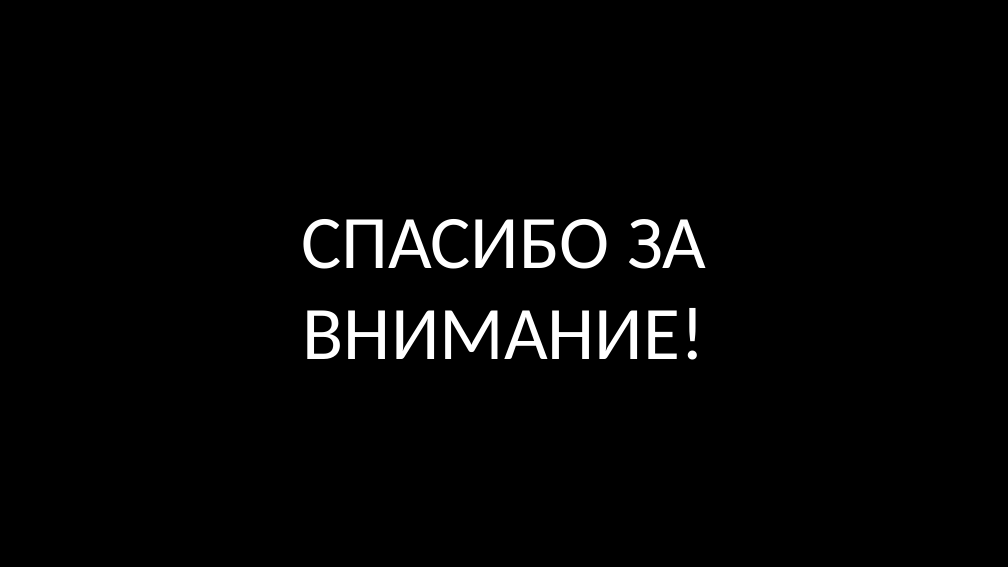
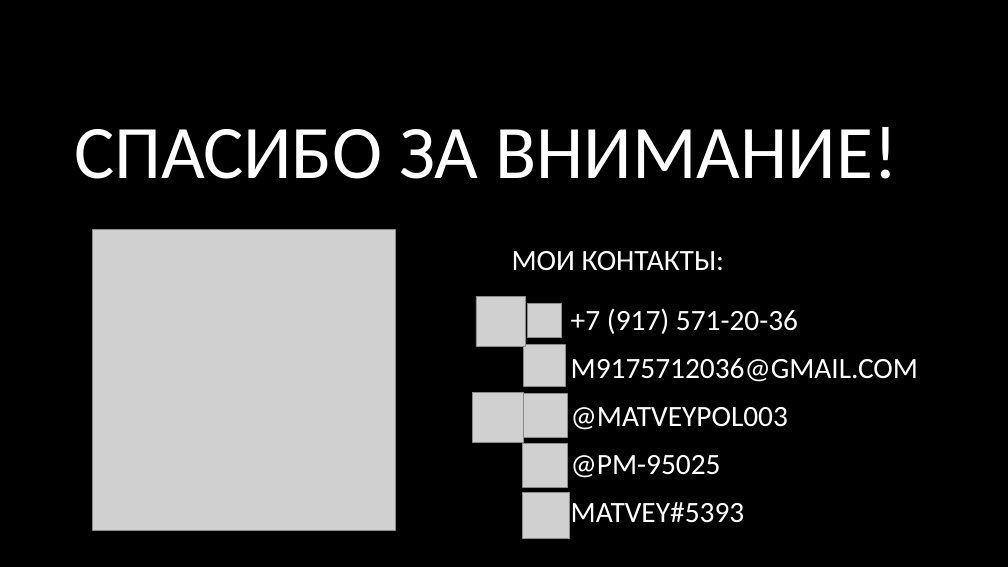
Before and after one commit to wsadqert/scientificProject, a slide deck: slide 11 of src/Компьютерное моделирование кривой блеска затменной звёздной системы.pptx (slide 6 before the commit). Drawn at 1008x567 pixels with LibreOffice and Linux fonts; fonts in the diff are those of the drawing; grey boxes stand for pictures; background and template pictures are left out. Boxes give left, top, right and bottom in pixels: in the first picture for what was removed or moved away, otherwise in the second. Text is boxed around its words. In the diff, an @@ line names an element or a change of style, - is before the commit and + after.

```diff
--- a/src/Компьютерное моделирование кривой блеска затменной звёздной системы.pptx
+++ b/src/Компьютерное моделирование кривой блеска затменной звёздной системы.pptx
@@ title "СПАСИБО ЗА ВНИМАНИЕ!": place and size @@
-title "СПАСИБО ЗА ВНИМАНИЕ!" at <box>302,219,706,360</box>
+title "СПАСИБО ЗА ВНИМАНИЕ!" at <box>74,127,898,179</box>
@@ title "СПАСИБО ЗА ВНИМАНИЕ!" at <box>74,127,898,179</box>: vertical alignment middle to bottom @@
@@ picture added at <box>93,229,395,531</box> @@
@@ subtitle added at <box>512,251,918,523</box>, 28 pt, text #FFFFFF @@
+МОИ КОНТАКТЫ:
++7 (917) 571-20-36
+M9175712036@GMAIL.COM
+@MATVEYPOL003
+@PM-95025
+MATVEY#5393
@@ picture added at <box>476,296,526,346</box> @@
@@ picture added at <box>528,304,561,337</box> @@
@@ picture added at <box>523,345,565,386</box> @@
@@ picture added at <box>473,392,523,442</box> @@
@@ picture added at <box>523,394,567,438</box> @@
@@ picture added at <box>523,444,568,488</box> @@
@@ picture added at <box>523,492,569,538</box> @@
```
Also in this commit, not shown: 2 other slides changed, 6 slides added, 1 slide removed.
